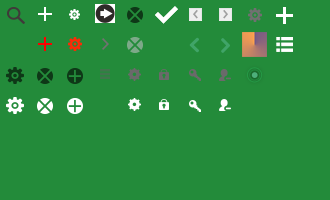
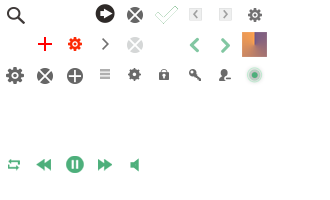
Layers edited between the first and the second (330, 200) image:
added layer "Volume Icon - Min 拷贝" above "next icon 拷贝" over (130, 158, 139, 172)
added layer "next icon 拷贝" above "pause icon 拷贝" over (98, 159, 112, 171)
added layer "pause icon 拷贝" above "prev icon 拷贝" over (66, 156, 84, 173)
added layer "prev icon 拷贝" above "repet icon 拷贝" over (36, 159, 51, 171)
added layer "repet icon 拷贝" above "Volume Icon - Min" over (8, 159, 20, 171)
added layer "Volume Icon - Min" above "next icon" over (130, 128, 139, 142)
added layer "next icon" above "pause icon" over (98, 129, 112, 141)
added layer "pause icon" above "prev icon" over (66, 126, 84, 143)
added layer "prev icon" above "repet icon" over (36, 129, 51, 141)
added layer "repet icon" above "point play" over (8, 129, 20, 141)
hid "图层 0" over (0, 0, 330, 200)
